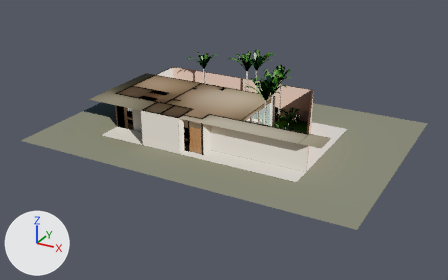
A saved change to the glTF model models/d4.glb.
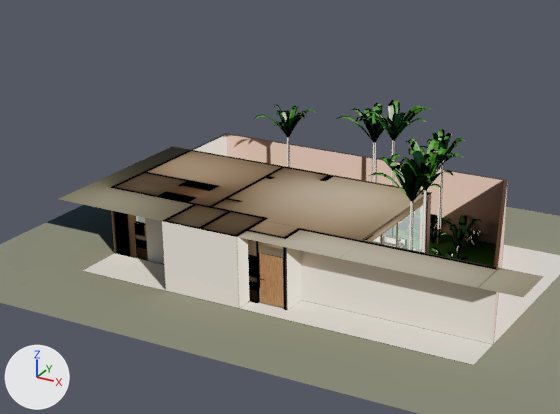
Each version is shown whole from a camera (50 mm lens) standing at (31.56, -47.41, 20.19) and looking at (9.23, -6.82, -0.11), then close up on the part from 13% to 76% of the width and 0% to 74% of the height. The axes (+X, +Y, +Z) are drawn at lower left. The lights are the same throughout. The first two pictures are the older version. Where no turn or scale is listed for an object, it has been applied to the vertices. Vertices at exactly the same position are counted once.

Script lines for the objects in view, before the commit:
```python
me_d4_muebles = bpy.data.meshes.new('D4_muebles')
me_d4_muebles.from_pydata(...)  # 19922 vertices, 34724 faces; spans x -7.46..7.46, y -5.66..5.66, z -3.29..3.29
me_d4_muebles.materials.append(mat_d4_muebles)
me_d4_muros = bpy.data.meshes.new('D4_muros')
me_d4_muros.from_pydata(...)  # 261 vertices, 260 faces; spans x -10.0..10.0, y -5.5..5.5, z -1.5..1.5
me_d4_muros.materials.append(mat_d4_muros)
me_d4_piso = bpy.data.meshes.new('D4_piso')
me_d4_piso.from_pydata(...)  # 14 vertices, 8 faces; spans x -14.0..14.0, y -9.8..9.8, z 0.0
me_d4_piso.materials.append(mat_d4_piso)
ob_d4_muebles = bpy.data.objects.new('D4_muebles', me_d4_muebles)
ob_d4_muebles.location = (7.59, -5.12, 3.29)
ob_d4_muros = bpy.data.objects.new('D4_muros', me_d4_muros)
ob_d4_muros.location = (9.0, -5.52, 1.48)
ob_d4_piso = bpy.data.objects.new('D4_piso', me_d4_piso)
ob_d4_piso.location = (9.0, -5.25, 0.0)
# also in view: 'D4_vidrio' at (6.06, -6.99, 1.37); 'D4_carp' at (6.08, -6.97, 1.46)
```
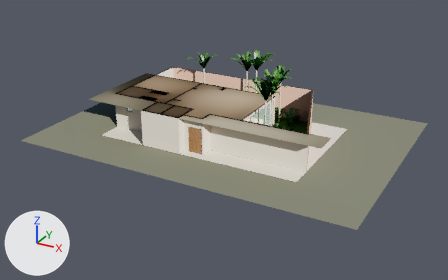
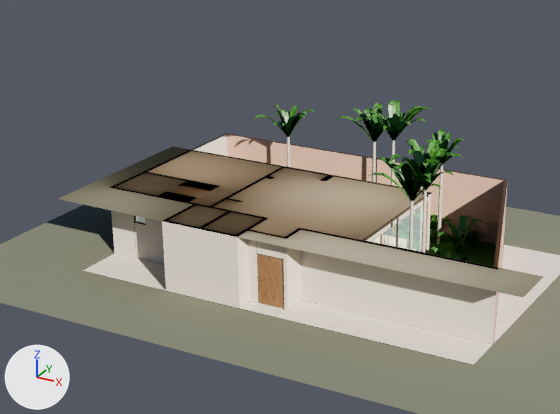
What changed in the scene script:
```text
Change me_d4_muebles:
    where me_d4_muebles.from_pydata(...)  # 19922 vertices, 34724 faces; spans x -7.46..7.46, y -5.66..5.66, z -3.29..3.29
    used by ob_d4_muebles; location = (7.59, -5.12, 3.29)
    me_d4_muebles part 1: 20759 kept faces spanning x -7.46..7.09, y -5.43..5.09, z -3.29..3.24 get new texture (UV) coordinates
Change me_d4_muros:
    where me_d4_muros.from_pydata(...)  # 261 vertices, 260 faces; spans x -10.0..10.0, y -5.5..5.5, z -1.5..1.5
    used by ob_d4_muros; location = (9.0, -5.52, 1.48)
    me_d4_muros part 2: texture (UV) coordinates of 96 of 260 faces, centred in x -8.9..3.0, y -5.5..2.5, z -1.1..1.4, changed; they spanned u 0.17..1.0, v 0.0..0.99 and now span u 0.17..1.0, v 0.0..0.98
```

What differs and where, as boxes (x1, y1, x2, y2) in the close-ups (560 x 414 px):
part 1 of me_d4_muebles, surface changed
    both: (284, 103, 483, 257)
part 2 of me_d4_muros, surface changed
    both: (111, 194, 431, 310)
